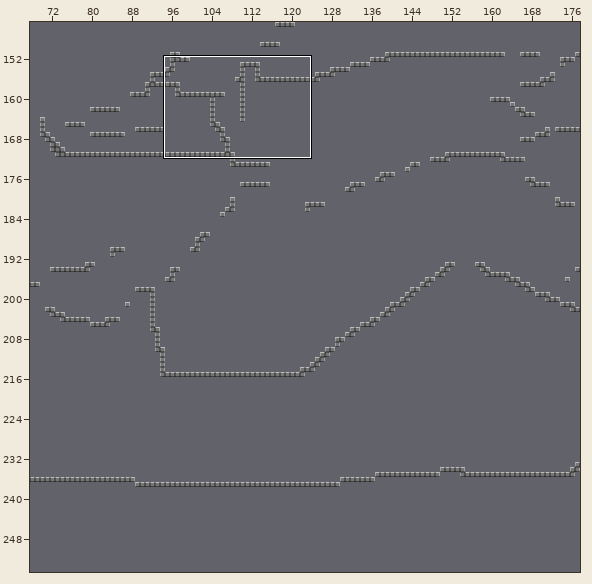
One commit to this Tiled map: Assets/Tileset/Tilemap.tmx. Above: a wide view before the commit, with the close-up outlined.
Close-up. As it was:
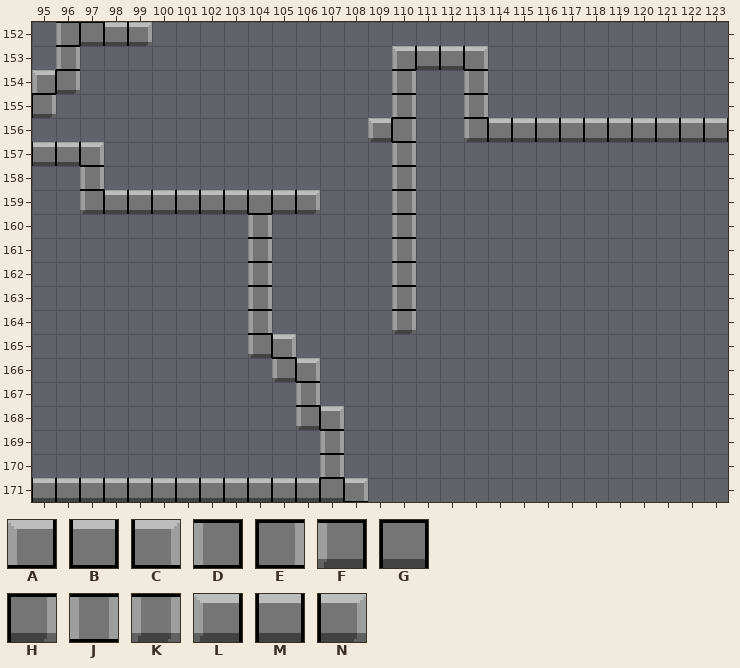
Cells are 16x16 px. Shown: x 95..123, y 152..171. The commit also changed other parts of the map, which this record leaves out.
Key: from "basicTileset": A 2, B 3, C 4, D 11, E 13, F 20, G 21, H 22, J 27, K 36, L 38, M 39, N 40.
_ is an empty cell.
Layer "terrain" before, first column x 95:
152 _DGMN________________________
153 _J_____________AMMC__________
154 AH_____________J__J__________
155 H______________J__J__________
156 ______________LE__FMMMMMMMMMM
157 MMC____________J_____________
158 __J____________J_____________
159 __FMMMMMMBMN___J_____________
160 _________J_____J_____________
161 _________J_____J_____________
162 _________J_____J_____________
163 _________J_____J_____________
164 _________J_____K_____________
165 _________FC__________________
166 __________FC_________________
167 ___________J_________________
168 ___________FC________________
169 ____________J________________
170 ____________J________________
171 MMMMMMMMMMMMGC_______________
Once edited:
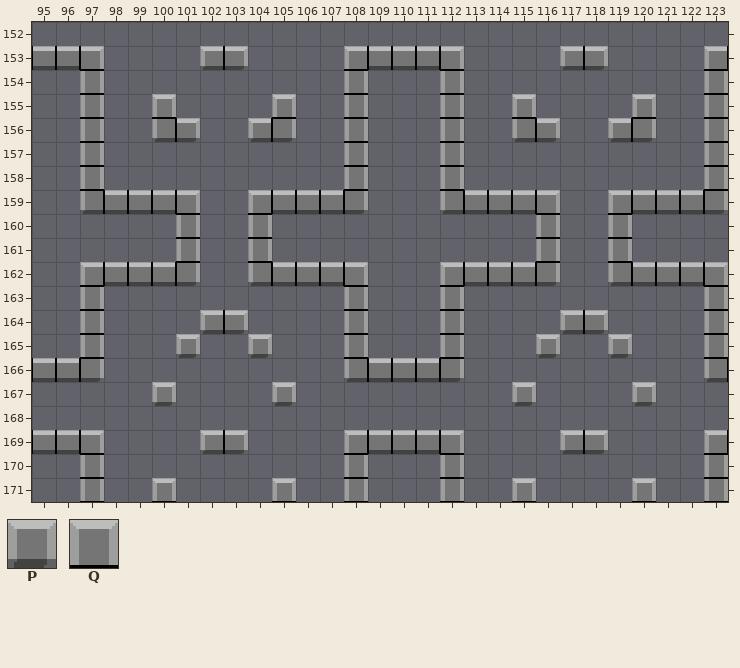
Further tiles: from "basicTileset": P 0, Q 18.
From old to new:
Changed rows in their new state; . is an unchanged cell.
Layer "terrain":
first column x 95:
152 .____........................
153 MMC....LN....AMM.C_...LN....A
154 __J..........J._.J_.........J
155 _.J..Q....Q..J._.J_.Q....Q..J
156 ..J..FN..LH..J__.J__FN__LH__J
157 __J..........J._.J..........J
158 .............J._.J..........J
159 ......C__A.MMH._.FMMMC..AMMMH
160 ......J........_.....J..J....
161 ......J........_.....J..J....
162 ..AMMMH..FMMMC._.AMMMH..FMMMC
163 ..J......_...J._.J..........J
164 ..J....LN_...J._.J....LN....J
165 ..J...P..P_..J...J...P..P...J
166 MMH.......__.FMMMH..........F
167 .....P....P_........P....P...
168 ...........__................
169 MMC....LN..._AMMMC....LN....A
170 ..J........._J...J..........J
171 __J__Q____Q__J...J..Q....Q..J
Changed places in both close-ups, as pixel boxes (x1, y1, x2, y2):
changed: (32, 22, 728, 502)
